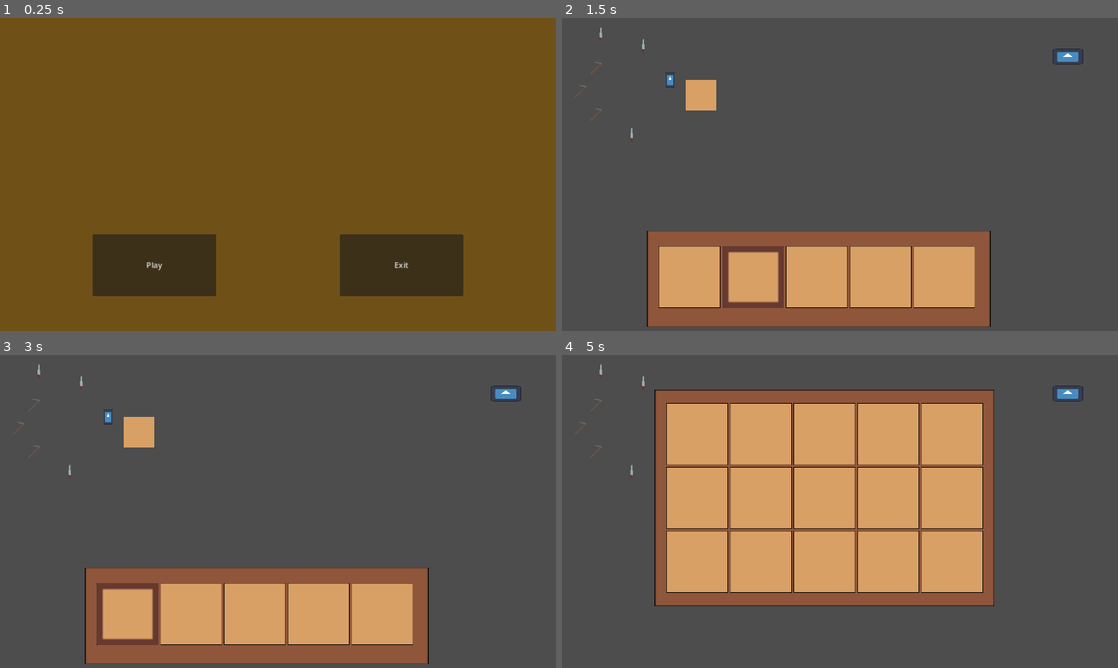
Above: before the commit, frames 1-4 (two rows, left to right).
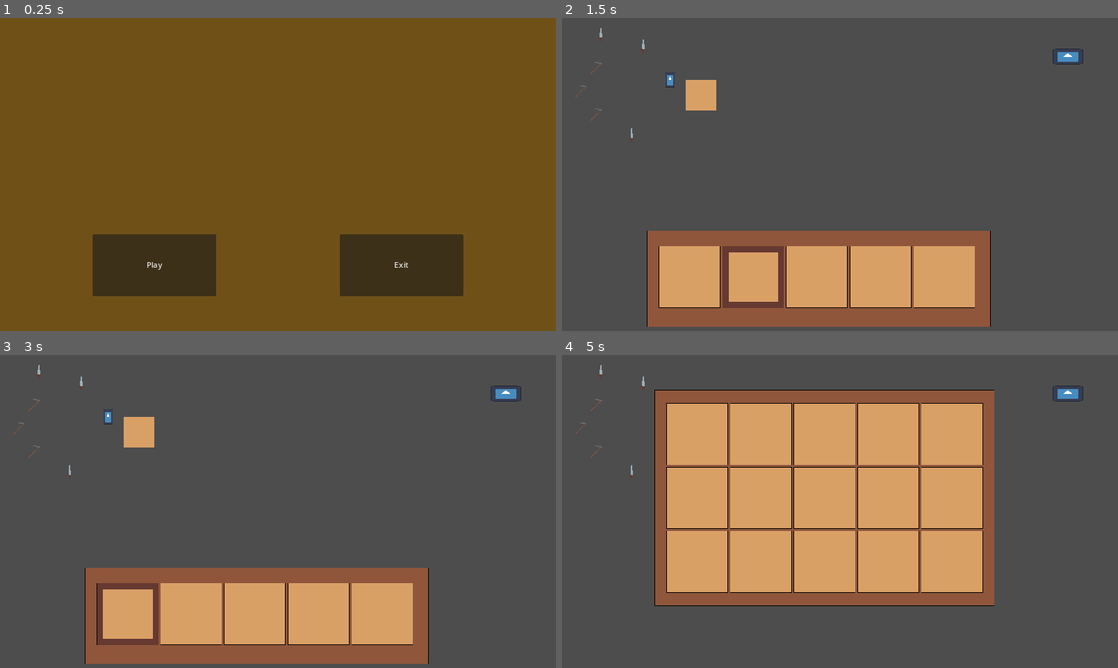
Above: after the commit, the same moments.

Repository: AtaMakesStuff/internship-farming-game
Game: Godot game, scene res://title.tscn
Two runs of this game, one before a commit and one after it. Both use one fixed random seed, a clock stepped at 60 frames per second and the inputs below. The engine's default icon, where the game draws it, is replaced by a stand-in: a white triangle on a blue panel in a dark square.
Inputs (mouse positions are in pixels of both pictures, inside the frame that each line leads up to):
- Up to frame 1 (0.25 s): no input
- Up to frame 2 (1.5 s): click "Play" at 0.5 s; tap Enter (ui_accept) at 1.25 s; move the mouse to (962, 158) at 1.27 s; hold X (inventoryRight) from 1.28 s (still down); tap Q (drop_item) at 1.35 s; click (962, 158) at 1.42 s
- Up to frame 3 (3 s): tap Enter (ui_accept) at 1.52, 2, 2.27, 2.75 s; move the mouse to (166, 527) at 2.02 s; tap Q (drop_item) at 2.1 s; move the mouse to (333, 442) at 2.77 s; release X (inventoryRight) at 2.78 s; hold Z (inventoryLeft) from 2.78 s (still down); click (333, 442) at 2.85 s
- Up to frame 4 (5 s): tap Q (drop_item) at 3.05, 3.6, 4.35 s; tap Enter (ui_accept) at 3.5, 3.77, 4.25, 4.52 s; move the mouse to (812, 574) at 3.52 s; release Z (inventoryLeft) at 3.53 s; hold X (inventoryRight) from 3.53 s (still down); click (812, 574) at 3.67 s; move the mouse to (1006, 558) at 4.27 s; tap E (inventory) at 4.9 s

The runs differ from the first frame. In frame 1, less than 0.1% of the frame differs, in the area x 26-74%, y 78-81%; in frame 2, 0.7%; in frame 3, 0.8%; in frame 4, 1.4%, in the area x 2-92%, y 2-81%.

Commit message:
Inventory removing
- inventory items can now be removed
- art looks a little more clear

Diff:
--- a/internship-farming-game/inventory/inventory_ui.gd
+++ b/internship-farming-game/inventory/inventory_ui.gd
@@ -50,8 +50,8 @@
 	if Input.is_action_just_pressed("drop_item"):
 		if !is_main_inventory and GameState.check_playing():
 			decrease_slot()
+		remove_item()
 		update_slots()
-		remove_item()
 
 func open():
 	visible = true
--- a/internship-farming-game/inventory/inventory_ui_slot.gd
+++ b/internship-farming-game/inventory/inventory_ui_slot.gd
@@ -17,9 +17,9 @@
 		item_visual.texture = slot.item.texture
 		if slot.amount > 1:
 			amount_text.visible = true
+		else:
+			amount_text.visible = false
 		amount_text.text = str(slot.amount)
-	if slot.amount <= 1 and slot.item and slot.is_active:
-		slot.to_be_removed = true
 
 func deactivate(slot: InventorySlot):
 	outline_visual.visible = false
@@ -29,3 +29,5 @@
 func decrease(slot: InventorySlot):
 	if slot.is_active:
 		slot.amount -= 1
+	if slot.amount < 1 and slot.item and slot.is_active:
+		slot.to_be_removed = true
--- a/internship-farming-game/inventory/tools/hoe.tres
+++ b/internship-farming-game/inventory/tools/hoe.tres
@@ -1,4 +1,4 @@
-[gd_resource type="Resource" script_class="inventoryItem" load_steps=3 format=3 uid="uid://v4x3akrnpomy"]
+[gd_resource type="Resource" script_class="InventoryItem" load_steps=3 format=3 uid="uid://v4x3akrnpomy"]
 
 [ext_resource type="Script" path="res://inventory/inventory_item.gd" id="1_cuvk5"]
 [ext_resource type="Texture2D" uid="uid://c3qgyhpas0k62" path="res://art/Hoe-Basic.png" id="2_7bhk1"]
@@ -7,3 +7,4 @@
 script = ExtResource("1_cuvk5")
 name = "hoe"
 texture = ExtResource("2_7bhk1")
+is_active_item = false
--- a/internship-farming-game/project.godot
+++ b/internship-farming-game/project.godot
@@ -78,3 +78,7 @@
 "events": [Object(InputEventKey,"resource_local_to_scene":false,"resource_name":"","device":-1,"window_id":0,"alt_press …(192 unchanged characters)…
 ]
 }
+
+[rendering]
+
+textures/canvas_textures/default_texture_filter=0
--- a/internship-farming-game/testing.tscn
+++ b/internship-farming-game/testing.tscn
@@ -64,7 +64,7 @@
 offset_right = 333.0
 offset_bottom = 408.0
 
-[connection signal="to_remove_slot_number" from="CanvasLayer/inventory_ui" to="player" method="_on_inventory_ui_to_remove_slot_number"]
+[connection signal="to_remove_slot_number" from="CanvasLayer2/inventory_hotbar_ui" to="player" method="_on_inventory_ui_to_remove_slot_number"]
 [connection signal="send_active_queue" from="CanvasLayer2/inventory_hotbar_ui/NinePatchRect/GridContainer" to="CanvasLayer2/inventory_hotbar_ui" method="_on_grid_container_send_active_queue"]
 [connection signal="npc_clicked" from="npc/Sprite2D" to="dialogue_box" method="_on_sprite_2d_npc_clicked"]
 [connection signal="dialogue_finished" from="dialogue_box/text_box" to="dialogue_box" method="_on_text_box_dialogue_finished"]
